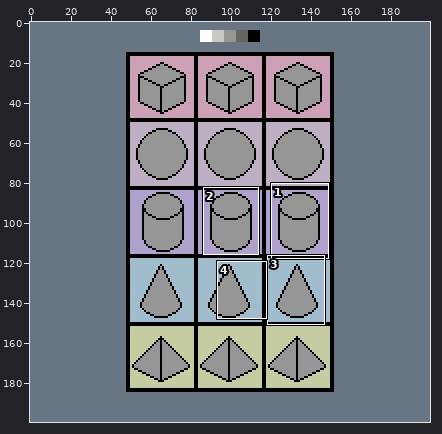
File history of a pixel-art file, Section 2 - Shading and lighting/3d-objects.ase. The picture above shows the old version from afar; the outline marks the close-up.
Close-up. Before the commit:
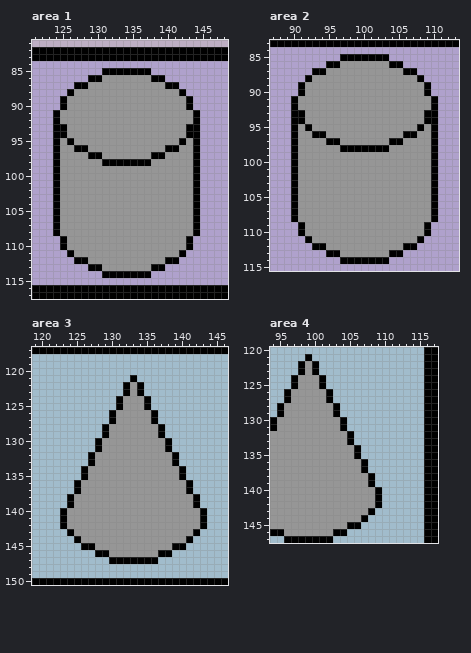
200x200 pixels, 1 frame. Shown: area 1: x 121..148, y 81..117; area 2: x 87..113, y 83..115; area 3: x 119..146, y 117..150; area 4: x 94..117, y 120..147. The commit also changed other parts of the picture, which this record leaves out.
After:
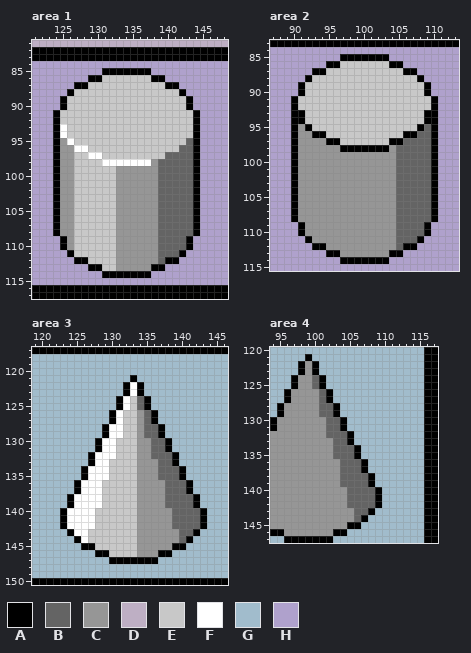
Palette (. is transparent): A #000000  B #646464  C #969696  D #beafc4  E #c8c8c8  F #ffffff  G #a1bccc  H #afa1cc
Diff:
layer "Layer 1" added
Area 1, layer "Layer 1":
y 86: x 131..137 CCCCCCC -> EEEEEEE
y 87: x 129..139 CCCCCCCCCCC -> EEEEEEEEEEE
y 88: x 127..141 CCCCCCCCCCCCCCC -> EEEEEEEEEEEEEEE
y 89..90: x 126..142 CCCCCCCCCCCCCCCCC -> EEEEEEEEEEEEEEEEE
y 91..92: x 125..143 CCCCCCCCCCCCCCCCCCC -> EEEEEEEEEEEEEEEEEEE
y 93..94: x 125..143 ACCCCCCCCCCCCCCCCCA -> FEEEEEEEEEEEEEEEEEE
y 95: x 126..143 ACCCCCCCCCCCCCCCAC -> FEEEEEEEEEEEEEEEEB
y 96: x 127..143 AACCCCCCCCCCCAACC -> FFEEEEEEEEEEEEEBB
y 97: x 127..143 CCAACCCCCCCAACCCC -> EEFFEEEEEEEEEBBBB
y 98: x 127..137 CCCCAAAAAAA -> EEEEFFFFFFF; x 139..143 CCCCC -> BBBBB
y 99..108: x 127..132 CCCCCC -> EEEEEE; x 139..143 CCCCC -> BBBBB
y 109..110: x 127..132 CCCCCC -> EEEEEE; x 139..142 CCCC -> BBBB
y 111: x 127..132 CCCCCC -> EEEEEE; x 139..141 CCC -> BBB
y 112: x 129..132 CCCC -> EEEE; x 139 C -> B
y 113: x 131..132 CC -> EE
Area 2, layer "Layer 1":
y 86: x 97..103 CCCCCCC -> EEEEEEE
y 87: x 95..105 CCCCCCCCCCC -> EEEEEEEEEEE
y 88: x 93..107 CCCCCCCCCCCCCCC -> EEEEEEEEEEEEEEE
y 89..90: x 92..108 CCCCCCCCCCCCCCCCC -> EEEEEEEEEEEEEEEEE
y 91..92: x 91..109 CCCCCCCCCCCCCCCCCCC -> EEEEEEEEEEEEEEEEEEE
y 93..94: x 92..108 CCCCCCCCCCCCCCCCC -> EEEEEEEEEEEEEEEEE
y 95: x 93..107 CCCCCCCCCCCCCCC -> EEEEEEEEEEEEEEE; x 109 C -> B
y 96: x 95..105 CCCCCCCCCCC -> EEEEEEEEEEE; x 108..109 CC -> BB
y 97: x 97..103 CCCCCCC -> EEEEEEE; x 106..109 CCCC -> BBBB
y 98..108: x 105..109 CCCCC -> BBBBB
y 109..110: x 105..108 CCCC -> BBBB
y 111: x 105..107 CCC -> BBB
y 112: x 105 C -> B
Area 3, layer "Layer 1":
y 122..123: x 133 C -> F
y 124..125: x 132..134 CCC -> FEB
y 126..127: x 131..133 CCC -> FEE; x 135 C -> B
y 128..129: x 130..133 CCCC -> FFEE; x 135..136 CC -> BB
y 130..131: x 129..133 CCCCC -> FFEEE; x 136..137 CC -> BB
y 132: x 128..133 CCCCCC -> FFFEEE; x 136..138 CCC -> BBB
y 133: x 128..133 CCCCCC -> FFEEEE; x 137..138 CC -> BB
y 134..135: x 127..133 CCCCCCC -> FFFEEEE; x 137..139 CCC -> BBB
y 136..137: x 126..133 CCCCCCCC -> FFFEEEEE; x 138..140 CCC -> BBB
y 138..139: x 125..133 CCCCCCCCC -> FFFFEEEEE; x 138..141 CCCC -> BBBB
y 140..142: x 124..133 CCCCCCCCCC -> FFFFEEEEEE; x 139..142 CCCC -> BBBB
y 143: x 125..133 CCCCCCCCC -> FFEEEEEEE; x 140..141 CC -> BB
y 144: x 126..133 CCCCCCCC -> FEEEEEEE; x 140 C -> B
y 145: x 128..133 CCCCCC -> EEEEEE
y 146: x 130..133 CCCC -> EEEE
Area 4, layer "Layer 1":
y 124..125: x 100 C -> B
y 126..127: x 101 C -> B
y 128..129: x 101..102 CC -> BB
y 130..131: x 102..103 CC -> BB
y 132: x 102..104 CCC -> BBB
y 133: x 103..104 CC -> BB
y 134..135: x 103..105 CCC -> BBB
y 136..137: x 104..106 CCC -> BBB
y 138..139: x 104..107 CCCC -> BBBB
y 140..142: x 105..108 CCCC -> BBBB
y 143: x 106..107 CC -> BB
y 144: x 106 C -> B
Boxes around the changes in both close-ups, in picture pixels (x1, y1, x2, y2):
changed: (60, 75, 193, 271)
changed: (298, 61, 431, 250)
changed: (67, 382, 200, 557)
changed: (312, 375, 375, 522)
